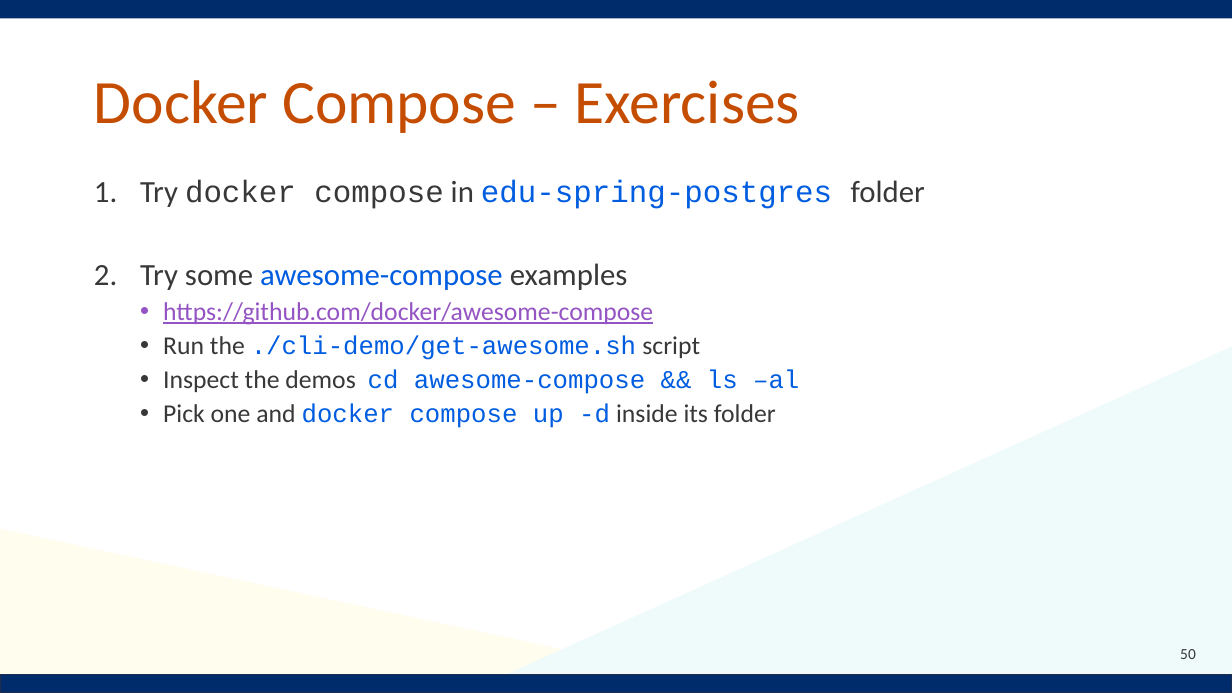
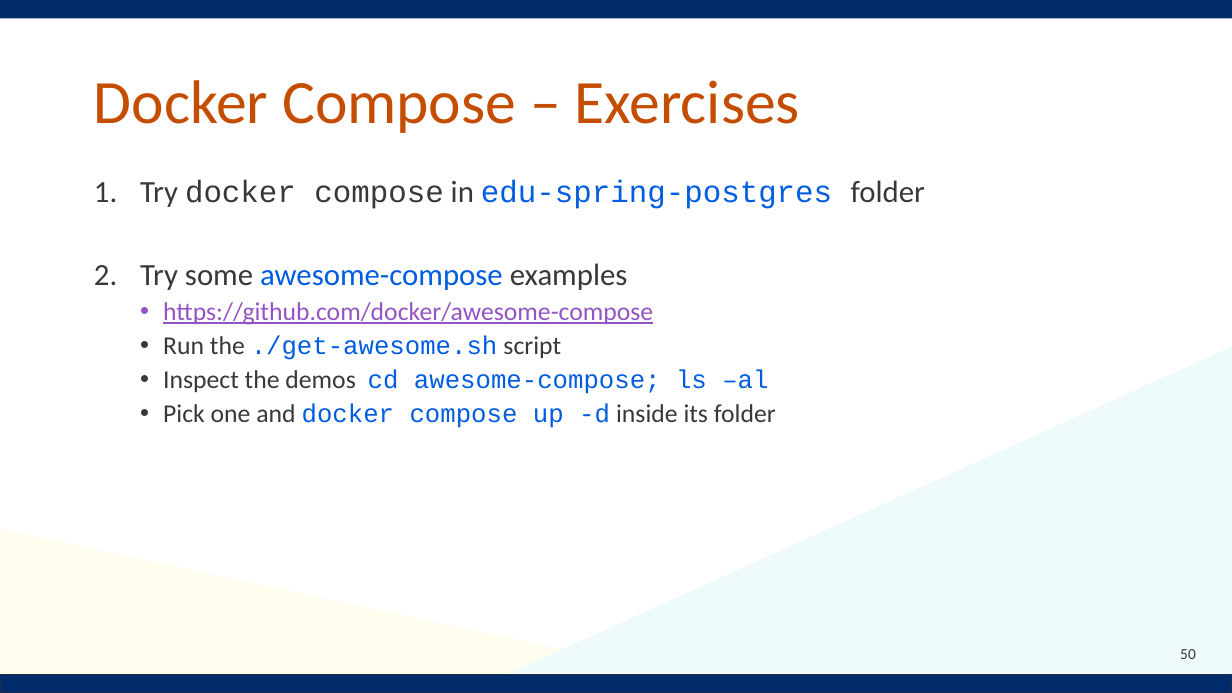
Before and after one commit to Notalib/workshop-containerisation, a slide deck: slide 50 of Containerisation_workshop.pptx. Drawn at 1232x693 pixels with LibreOffice and Linux fonts; fonts in the diff are those of the drawing; background and template pictures are left out. Boxes give left, top, right and bottom in pixels: in the first picture for what was removed or moved away, otherwise in the second. Text is boxed around its words. In the diff, an @@ line names an element or a change of style, - is before the commit and + after.

```diff
--- a/Containerisation_workshop.pptx
+++ b/Containerisation_workshop.pptx
@@ text at [163, 335, 768, 394]: text changed @@
-  • Run the ./cli-demo/get-awesome.sh script
-  • Inspect the demos cd awesome-compose && ls –al
+  • Run the ./get-awesome.sh script
+  • Inspect the demos cd awesome-compose; ls –al
```
Also in this commit, not shown: 1 other slide changed.
